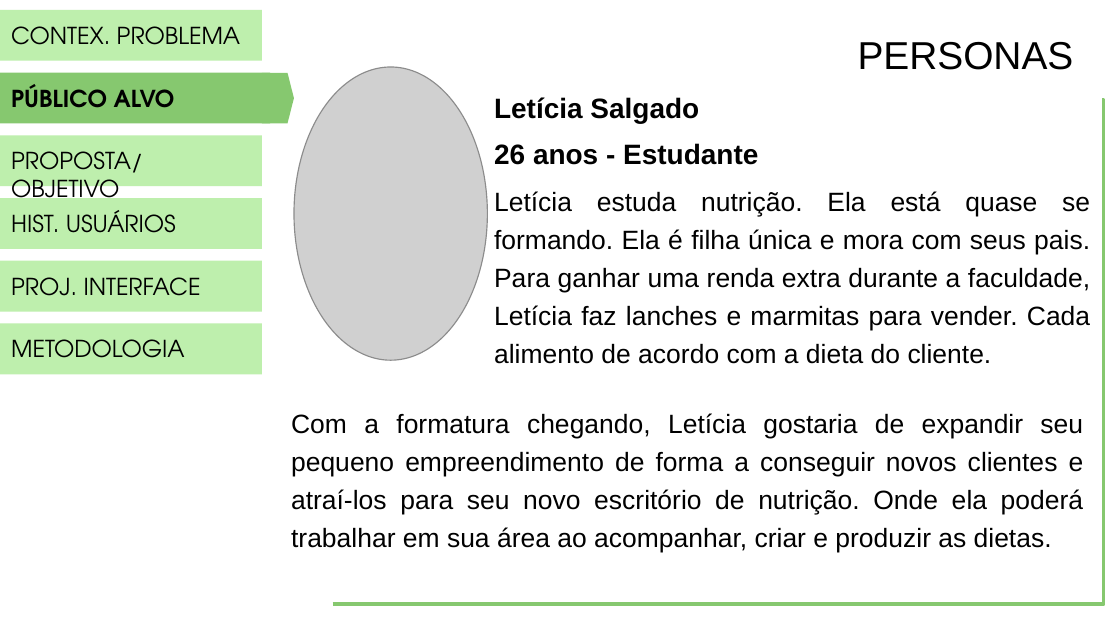
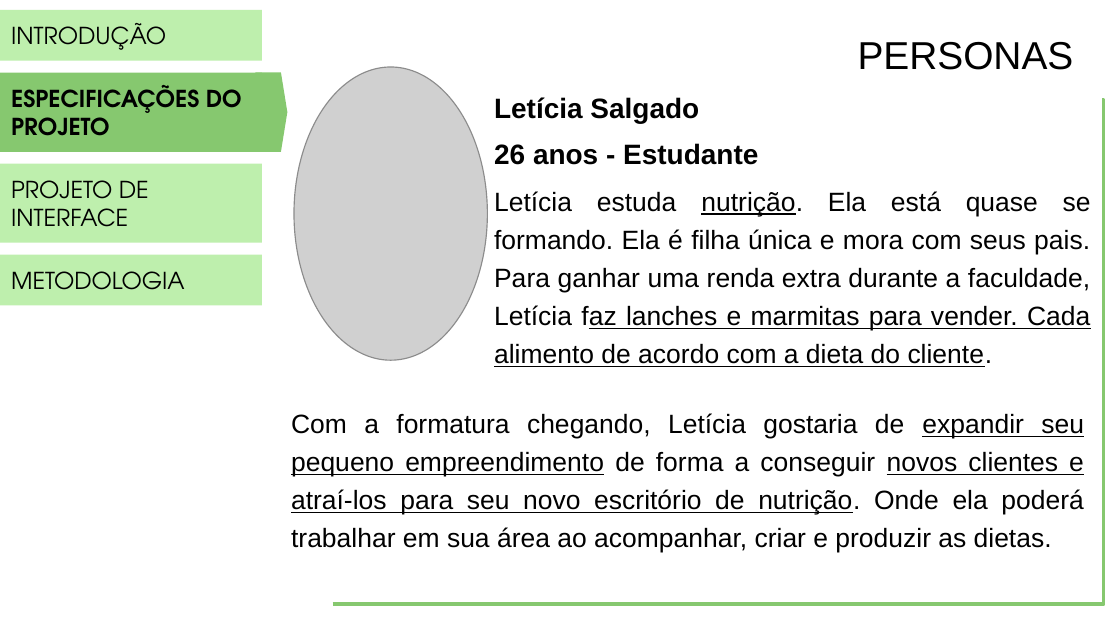
Before and after one commit to PSG-TIAPN-2022-1/psg-tiapn-2023-1-minha-avo-que-fez, a slide deck: slide 8 of docs/apresentacao/LANCHES DA VOVÓ.pptx (slide 7 before the commit). Drawn at 1120x630 pixels with LibreOffice and Linux fonts; fonts in the diff are those of the drawing; grey boxes stand for pictures. Boxes give left, top, right and bottom in pixels: in the first picture for what was removed or moved away, otherwise in the second. Text is boxed around its words. In the diff, an @@ line names an element or a change of style, - is before the commit and + after.

```diff
--- a/docs/apresentacao/LANCHES DA VOVÓ.pptx
+++ b/docs/apresentacao/LANCHES DA VOVÓ.pptx
@@ text in rectangle at [11, 23, 166, 50]: text changed @@
-CONTEX. PROBLEMA
+INTRODUÇÃO
@@ rectangle removed at [0, 73, 270, 123] @@
-PÚBLICO ALVO
@@ rectangle added at [0, 73, 262, 152], fill #86C86F, 15 pt, text #000000, bold @@
+ESPECIFICAÇÕES DO PROJETO
@@ flow chart offpage connector: place and size @@
-flow chart offpage connector at [262, 73, 295, 123]
+flow chart offpage connector at [255, 73, 288, 152]
@@ rectangle removed at [0, 136, 262, 186] @@
-PROPOSTA/OBJETIVO
@@ rectangle added at [0, 164, 262, 243], fill #BEEFAD, 15 pt, text #000000 @@
+PROJETO DE INTERFACE
@@ rectangle removed at [0, 198, 262, 249] @@
-HIST. USUÁRIOS
@@ text at [494, 191, 1091, 367]: underline on in "nutrição. faz lanches e marmitas para vender. ..." @@
@@ rectangle "METODOLOGIA": place and size @@
-rectangle "METODOLOGIA" at [0, 324, 262, 374]
+rectangle "METODOLOGIA" at [0, 254, 262, 305]
@@ rectangle removed at [0, 261, 262, 311] @@
-PROJ. INTERFACE
@@ text "Com a formatura chegando, Letícia ..." at [291, 413, 1084, 553]: underline on in "expandir seu pequeno empreendimento novos clientes e ..." @@
```
Also in this commit, not shown: 7 other slides changed, 11 slides added, 8 slides removed.
